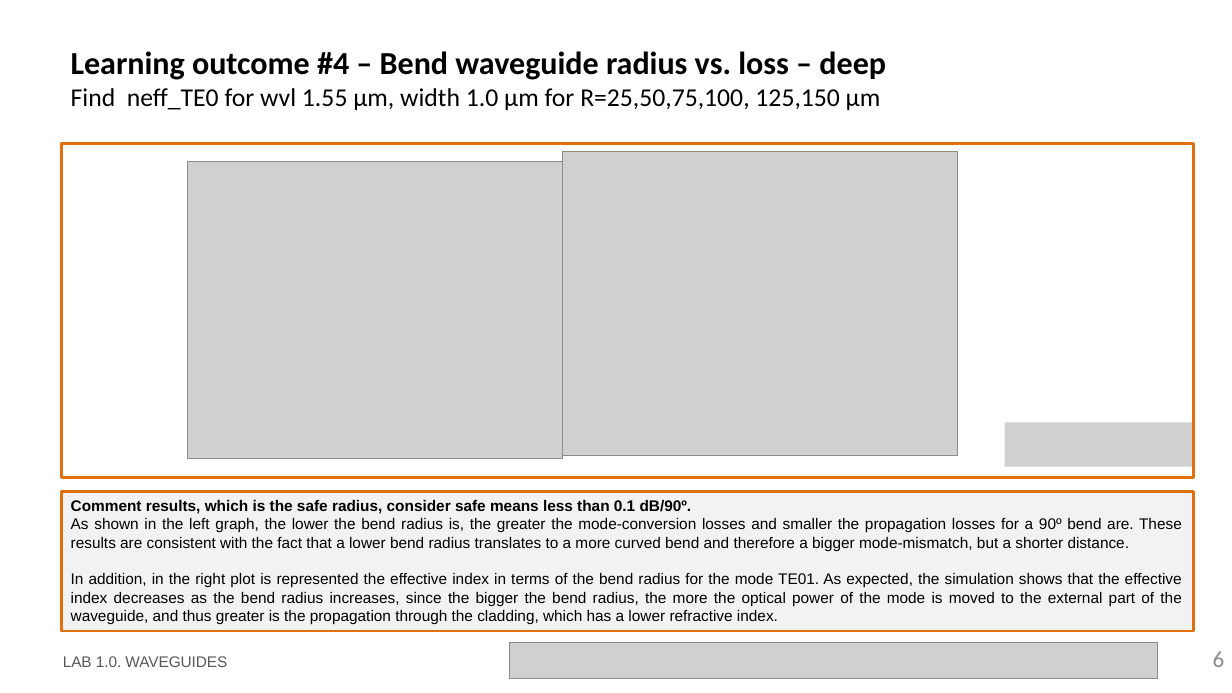
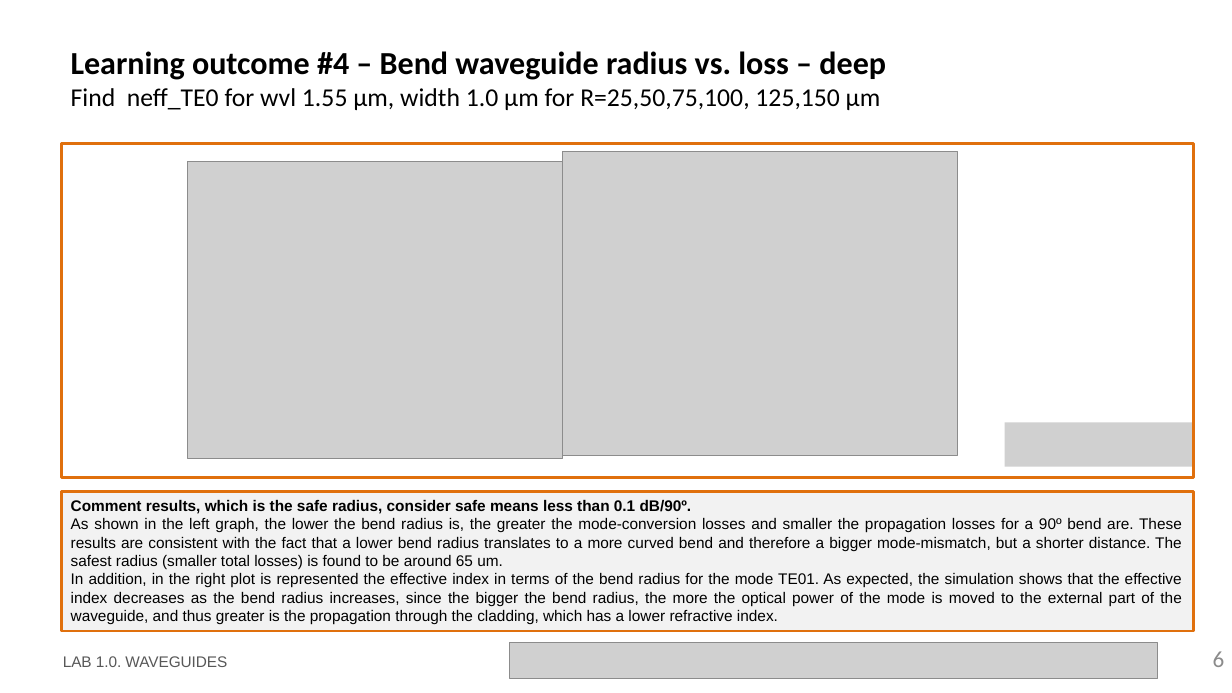
Before and after one commit to DavidGarcia1209/pic-upv-lab1, a slide deck: slide 6 of LabBook_10.pptx. Drawn at 1232x693 pixels with LibreOffice and Linux fonts; fonts in the diff are those of the drawing; grey boxes stand for pictures; background and template pictures are left out. Boxes give left, top, right and bottom in pixels: in the first picture for what was removed or moved away, otherwise in the second. Text is boxed around its words. In the diff, an @@ line names an element or a change of style, - is before the commit and + after.

Commit message:
Changes labbook10 08/03/2026

```diff
--- a/LabBook_10.pptx
+++ b/LabBook_10.pptx
@@ text in rectangle at box(71, 518, 1182, 570): text changed @@
-As shown in the left graph, the lower the bend radius is, the greater the mode-conversion losses and smaller the propagation losses for a 90º bend are. These results are consistent with the fact that a lower bend radius translates to a more curved bend and therefore a bigger mode-mismatch, but a shorter distance.
+As shown in the left graph, the lower the bend radius is, the greater the mode-conversion losses and smaller the propagation losses for a 90º bend are. These results are consistent with the fact that a lower bend radius translates to a more curved bend and therefore a bigger mode-mismatch, but a shorter distance. The safest radius (smaller total losses) is found to be around 65 um.
```
